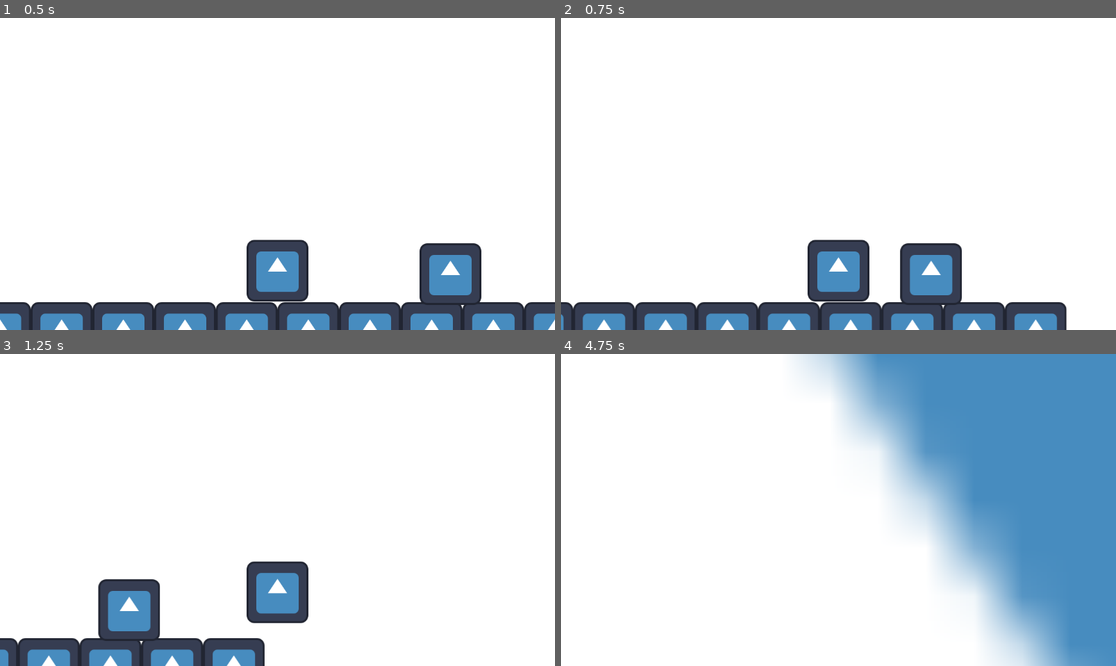
Above: before the commit, frames 1-4 (two rows, left to right).
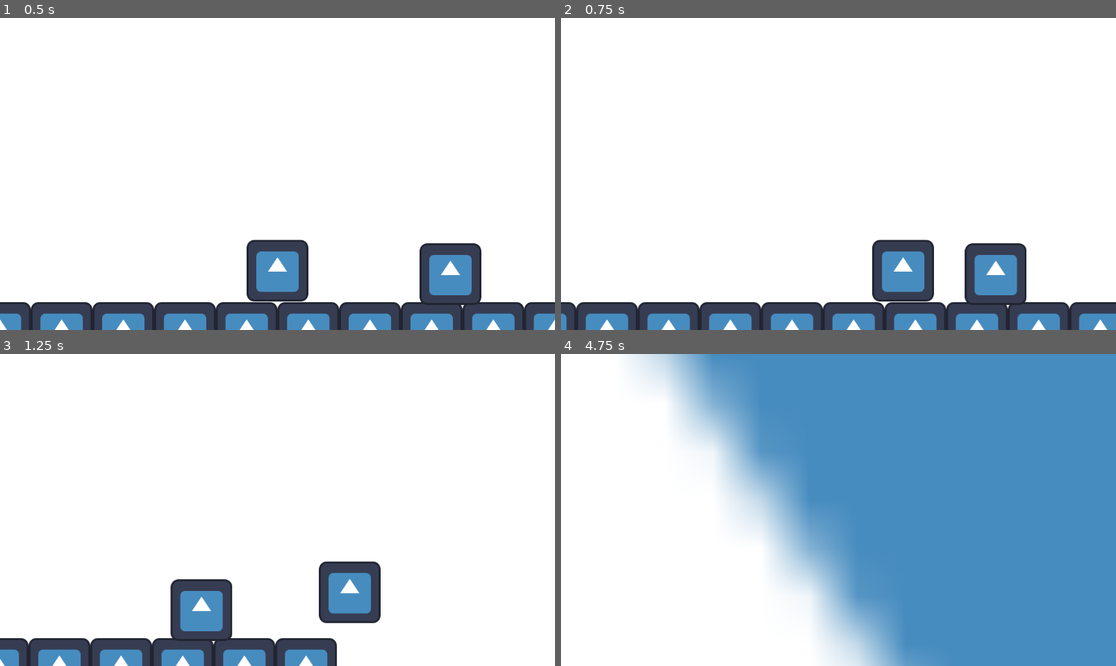
Above: after the commit, the same moments.

Repository: michael01git/GamesNowJam
Game: Godot game, scene res://sidescroller/sidescoller.tscn
Same seed, same stepped clock (60 frames per second), same inputs: the game is played once before the commit and once after it. The engine's default icon, where the game draws it, is replaced by a stand-in: a white triangle on a blue panel in a dark square.
Inputs:
- Up to frame 1 (0.5 s): no input
- Up to frame 2 (0.75 s): tap Enter at 0.5 s; hold D (right) from 0.53 s (still down); hold E (ground_attack) from 0.53 s (still down)
- Up to frame 3 (1.25 s): keep holding D (right); keep holding E (ground_attack); tap Space (jump) at 0.77 s
- Up to frame 4 (4.75 s): release E (ground_attack) at 1.28 s; tap E (ground_attack) at 1.35, 2.85, 4.35 s; tap Space (jump) at 1.52, 3.02, 3.77, 4.52 s; release D (right) at 2.03 s; hold A (left) 2.03-2.78 s; hold E (ground_attack) 2.03-2.78 s; hold D (right) 2.78-4.28 s; hold E (ground_attack) 3.53-4.28 s; hold A (left) from 4.28 s (still down)

Frame 1 is identical in both runs. In frame 2, 9.2% of the frame differs, in the area x 0-100%, y 71-100%; in frame 3, 11%; in frame 4, 42%, in the area x 13-93%, y 0-100%.

Commit message:
Camera Lerp

Diff:
--- a/project.godot
+++ b/project.godot
@@ -61,3 +61,4 @@
 
 2d_physics/layer_2="Player"
 2d_physics/layer_3="Enemies"
+2d_physics/layer_4="WorldBoundary"
--- a/sidescroller/CameraFollower.gd
+++ b/sidescroller/CameraFollower.gd
@@ -1,6 +1,15 @@
 extends Camera2D
 
 @export var player: CharacterBody2D
+@export_range(0.0, 1.0) var follow_speed = 0.1
+@export var follow_offset: float = 100
+
+var lastX: float = 0
+
 
 func _process(_delta: float) -> void:
-	self.global_position.x = player.global_position.x
+	var playerPos = player.global_position.x - follow_offset
+
+	if lastX < playerPos:
+		self.global_position.x = lerpf(self.global_position.x, playerPos, follow_speed)
+		lastX = playerPos
--- /dev/null
+++ b/sidescroller/camera_follower.tscn
@@ -0,0 +1,19 @@
+[gd_scene load_steps=3 format=3 uid="uid://dpj2d3dnhsv1h"]
+
+[ext_resource type="Script" uid="uid://b207qrm3jtop8" path="res://sidescroller/CameraFollower.gd" id="1_n8eg2"]
+
+[sub_resource type="WorldBoundaryShape2D" id="WorldBoundaryShape2D_wk5ow"]
+normal = Vector2(1, 0)
+distance = 10.0
+
+[node name="CameraFollower" type="Camera2D" node_paths=PackedStringArray("player")]
+script = ExtResource("1_n8eg2")
+player = NodePath("")
+
+[node name="StaticBody2D" type="StaticBody2D" parent="."]
+position = Vector2(-579, 0)
+collision_layer = 8
+collision_mask = 0
+
+[node name="CollisionShape2D" type="CollisionShape2D" parent="StaticBody2D"]
+shape = SubResource("WorldBoundaryShape2D_wk5ow")
--- a/sidescroller/player.tscn
+++ b/sidescroller/player.tscn
@@ -17,6 +17,7 @@
 
 [node name="player" type="CharacterBody2D"]
 collision_layer = 2
+collision_mask = 9
 script = ExtResource("1_87lbx")
 friction = 0.2
 acceleration = 0.5
--- a/sidescroller/sidescoller.tscn
+++ b/sidescroller/sidescoller.tscn
@@ -2,7 +2,7 @@
 
 [ext_resource type="PackedScene" uid="uid://ddmov0byk4nyt" path="res://sidescroller/player.tscn" id="1_6u8ba"]
 [ext_resource type="Texture2D" uid="uid://du44k1k3hqqvo" path="res://icon.svg" id="1_cdx27"]
-[ext_resource type="Script" uid="uid://b207qrm3jtop8" path="res://sidescroller/CameraFollower.gd" id="3_kj1tp"]
+[ext_resource type="PackedScene" uid="uid://dpj2d3dnhsv1h" path="res://sidescroller/camera_follower.tscn" id="3_wk5ow"]
 [ext_resource type="PackedScene" uid="uid://blcwfmlm0epe2" path="res://enemy_base.tscn" id="4_wk5ow"]
 
 [sub_resource type="TileSetAtlasSource" id="TileSetAtlasSource_cdx27"]
@@ -32,10 +32,10 @@
 tile_map_data = PackedByteArray("AAD9/wEAAQAAAAAAAAD+/wEAAQAAAAAAAAD//wEAAQAAAAAAAAAAAAEAAQAAAAAAAAABAAEAAQAAAAAAAAACAAEAAQAAAAAAAAADAAEAAQAAAAAAAAD8/wEAAQAAAAAAAAD7/wEAAQAAAAAAAAAEAAEAAQAAAAAAAAA=")
 tile_set = SubResource("TileSet_kj1tp")
 
-[node name="Camera2D" type="Camera2D" parent="." node_paths=PackedStringArray("player")]
+[node name="CameraFollower" parent="." node_paths=PackedStringArray("player") instance=ExtResource("3_wk5ow")]
 position = Vector2(0, -138)
-script = ExtResource("3_kj1tp")
 player = NodePath("../player")
+follow_speed = 0.25
 
 [node name="EnemyBase" parent="." instance=ExtResource("4_wk5ow")]
 position = Vector2(359, 70)
